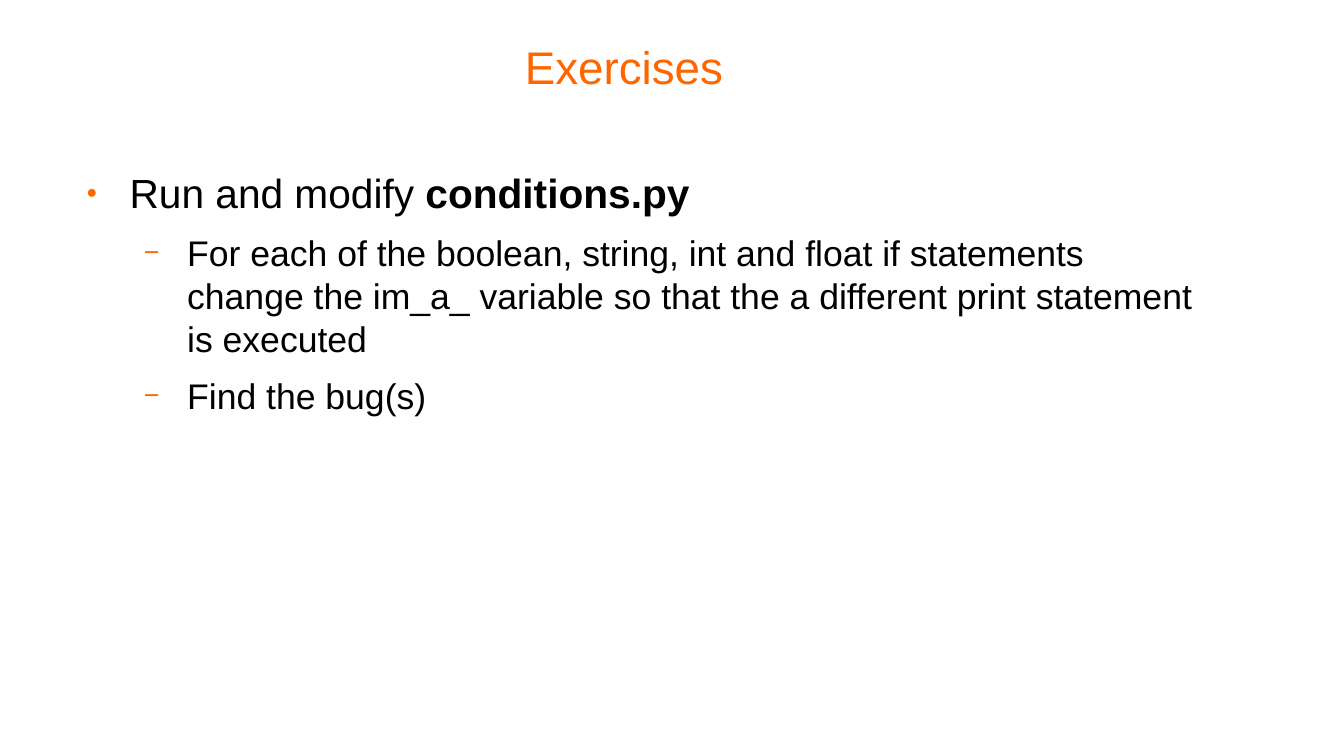
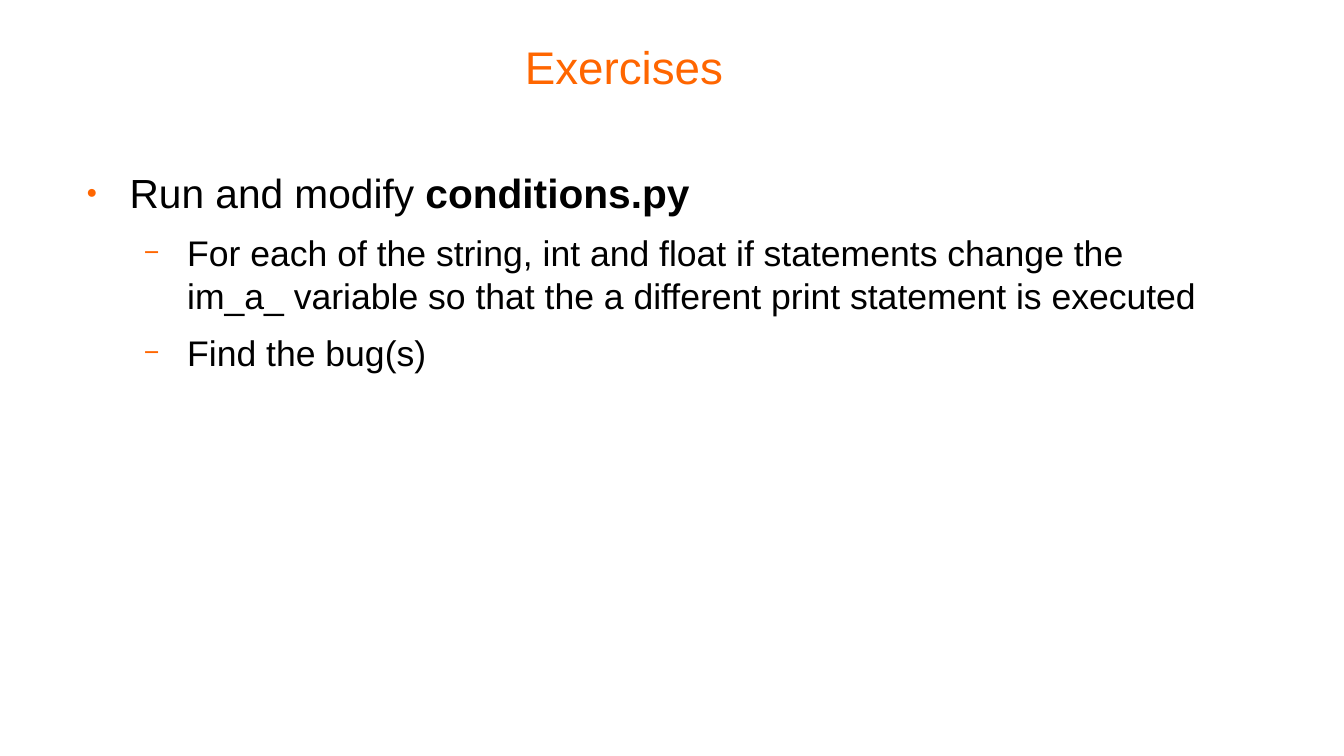
Before and after one commit to pellcorp/coding, a slide deck: slide 13 of docs/python-coding.odp. Drawn at 1344x756 pixels with LibreOffice and Linux fonts; fonts in the diff are those of the drawing; background and template pictures are left out. Boxes give left, top, right and bottom in pixels: in the first picture for what was removed or moved away, otherwise in the second. Text is boxed around its words. In the diff, an @@ line names an element or a change of style, - is before the commit and + after.

```diff
--- a/docs/python-coding.odp
+++ b/docs/python-coding.odp
@@ text at (187,240,1196,316): text changed @@
-  − For each of the boolean, string, int and float if statements change the im_a_ variable so that the a different print statement is executed
+  − For each of the string, int and float if statements change the im_a_ variable so that the a different print statement is executed
```
Also in this commit, not shown: 12 other files.
